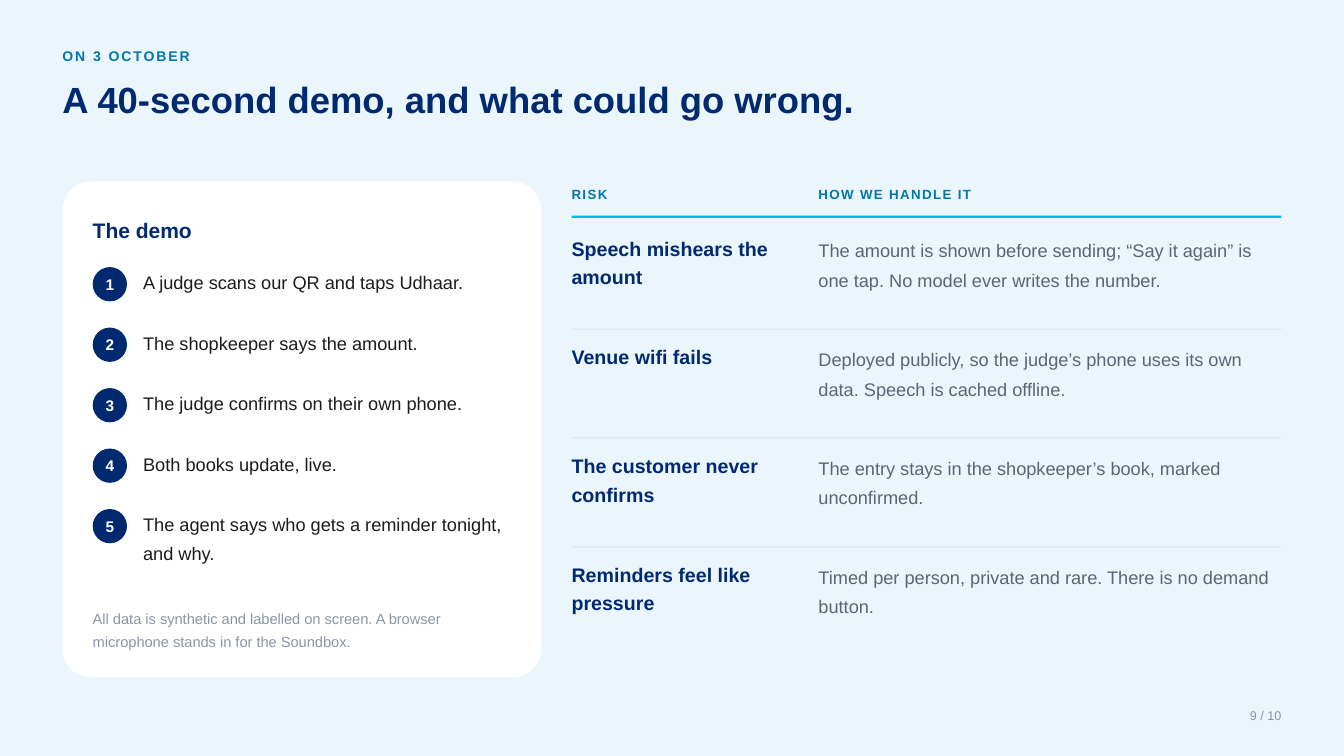
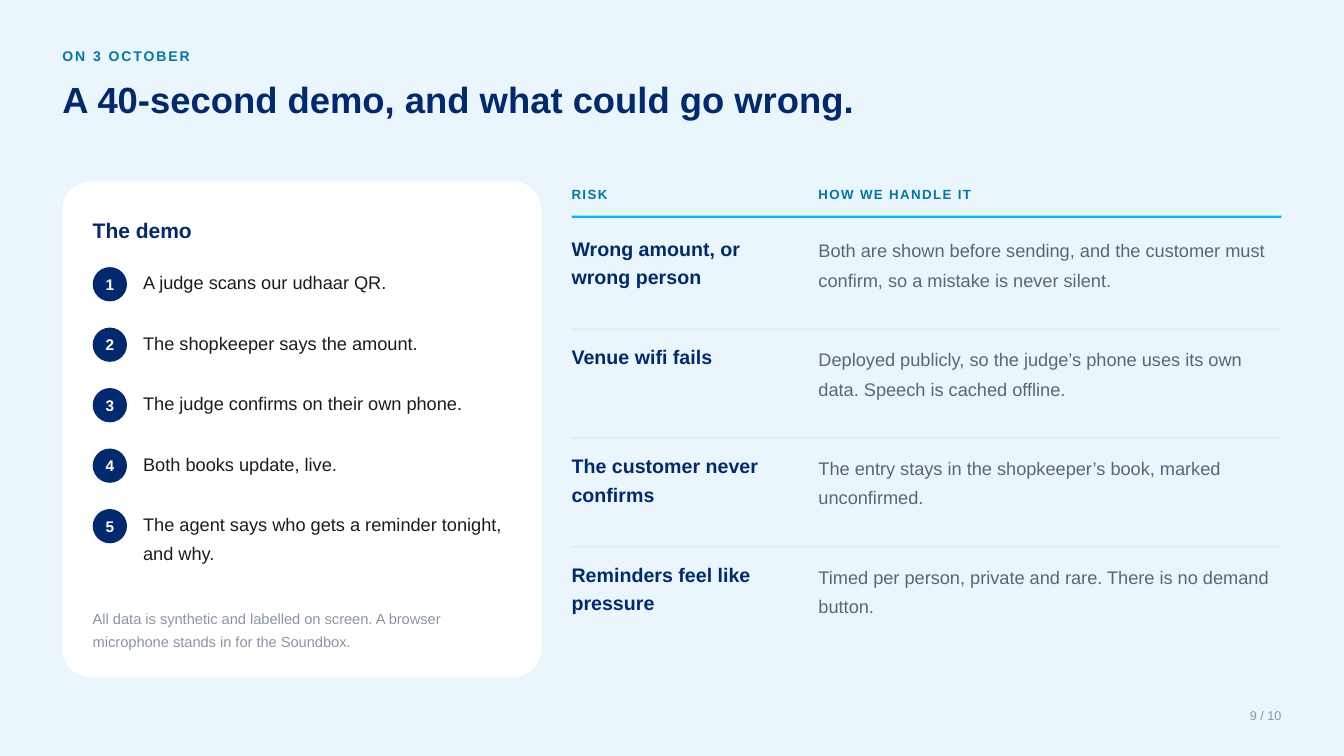
Before and after one commit to Uchiha-Itachi0/PAYTM-BAHI, a slide deck: slide 9 of docs/BAHI-Round1.pptx. Drawn at 1344x756 pixels with LibreOffice and Linux fonts; fonts in the diff are those of the drawing. Boxes give left, top, right and bottom in pixels: in the first picture for what was removed or moved away, otherwise in the second. Text is boxed around its words. In the diff, an @@ line names an element or a change of style, - is before the commit and + after.

Commit message:
Give udhaar its own QR, and let several people wait at the counter
A separate udhaar QR beside the pay QR, so a customer who is only paying
never sees udhaar. Scanning it just says "I'm at the counter".

The shopkeeper's screen lists everyone who scanned in the last three
minutes, oldest first, with the first already picked. He taps another
or says the name first, which only has to match the people standing
there. A wrong pick is caught when that customer declines.

Adding someone who can't scan asks only for a number or UPI ID: we know
nothing else about a new customer.

```diff
--- a/docs/BAHI-Round1.pptx
+++ b/docs/BAHI-Round1.pptx
@@ text at (572,242,740,288): text changed @@
-Speech mishears the amount
+Wrong amount, or wrong person
@@ text at (818,244,1264,289): text changed @@
-The amount is shown before sending; “Say it again” is one tap. No model ever writes the number.
+Both are shown before sending, and the customer must confirm, so a mistake is never silent.
@@ text at (143,275,386,293): text changed @@
-A judge scans our QR and taps Udhaar.
+A judge scans our udhaar QR.
```
Also in this commit, not shown: 2 other slides changed, 6 other files.
